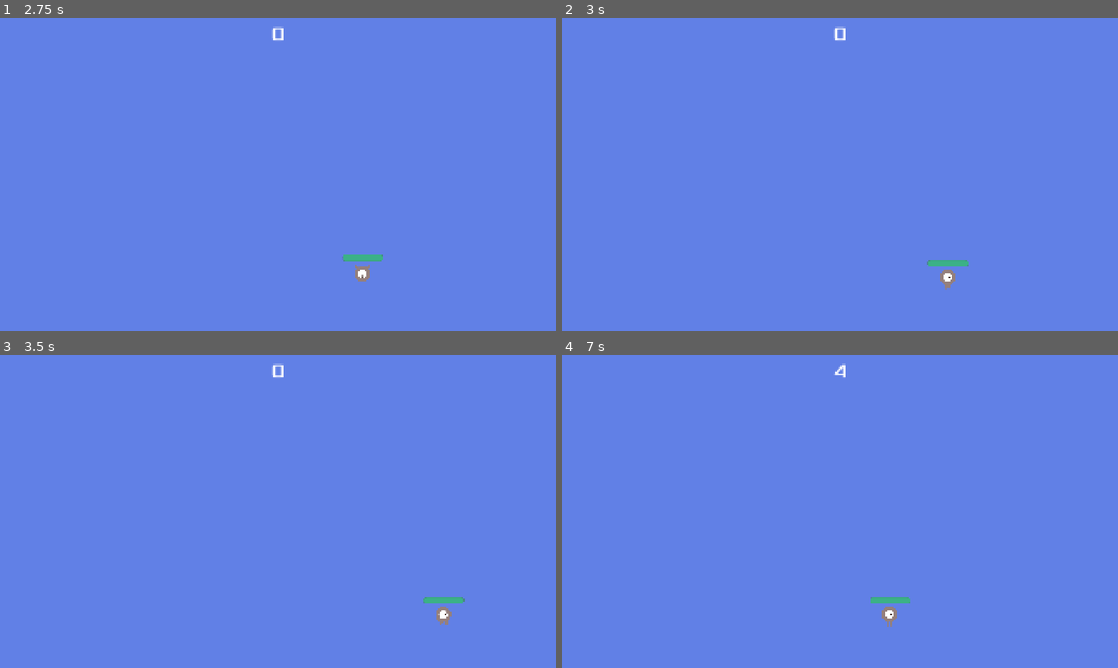
Above: before the commit, frames 1-4 (two rows, left to right).
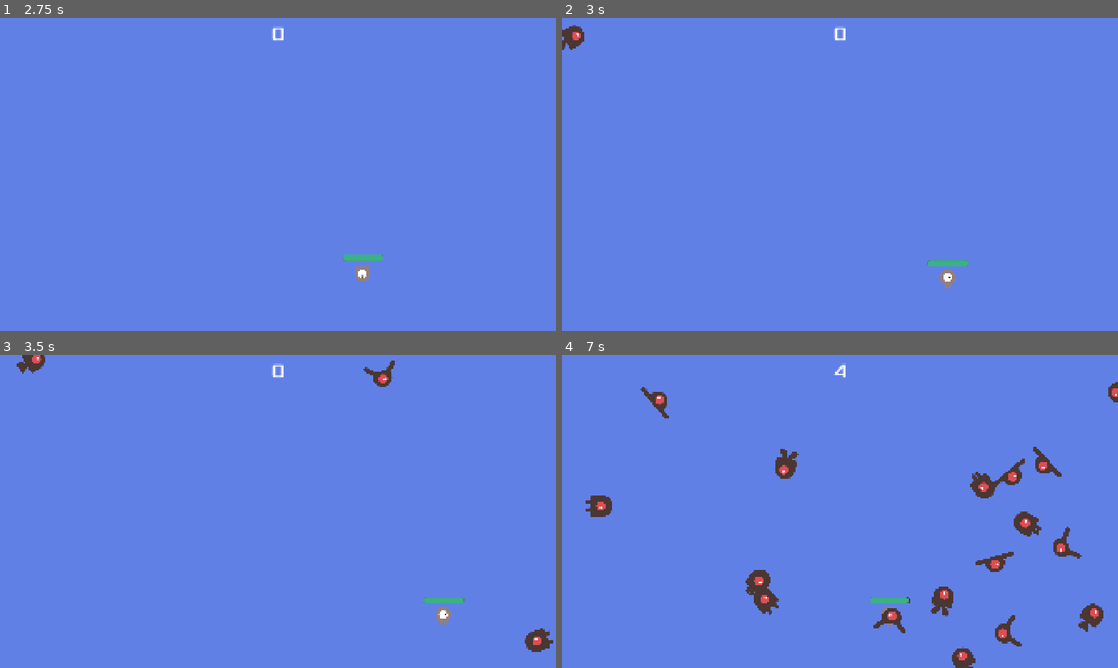
Above: after the commit, the same moments.

Repository: MicahHiggins/tutorial-game
Game: Godot game, scene res://main.tscn
Two runs of this game, one before a commit and one after it. Both use one fixed random seed, a clock stepped at 60 frames per second and the inputs below.
Inputs:
- Up to frame 1 (2.75 s): click "Start" at 0.5 s; tap Enter at 1.25 s; hold Right (move_right) 1.28-2.03 s; hold Down (move_down) from 2.03 s (still down)
- Up to frame 2 (3 s): release Down (move_down) at 2.78 s; hold Right (move_right) from 2.78 s (still down)
- Up to frame 3 (3.5 s): keep holding Right (move_right)
- Up to frame 4 (7 s): release Right (move_right) at 3.53 s; hold Up (move_up) 3.53-4.28 s; hold Left (move_left) 4.28-5.78 s; hold Down (move_down) 5.78-6.53 s; hold Right (move_right) from 6.53 s (still down)

Frame 1 is identical in both runs. In frame 2, 0.2% of the frame differs, in the area x 0-4%, y 2-11%; in frame 3, 0.7%; in frame 4, 3.9%, in the area x 4-100%, y 8-100%.

Commit message:
Mob+
Made the mobs faster over time and spawn more frequently over time

Diff:
--- a/main.gd
+++ b/main.gd
@@ -31,7 +31,7 @@
 	$Music.play()
 
 func _process(delta):
-	$MobTimer.wait_time = 1.0/(score2 + 0.1)
+	$MobTimer.wait_time = 1.0/((score2/15) + 5.0)
 	print($MobTimer.wait_time)
 	if score >= (scoreCheck + 10):
 		scoreCheck=score
Not shown, changed: README.md
